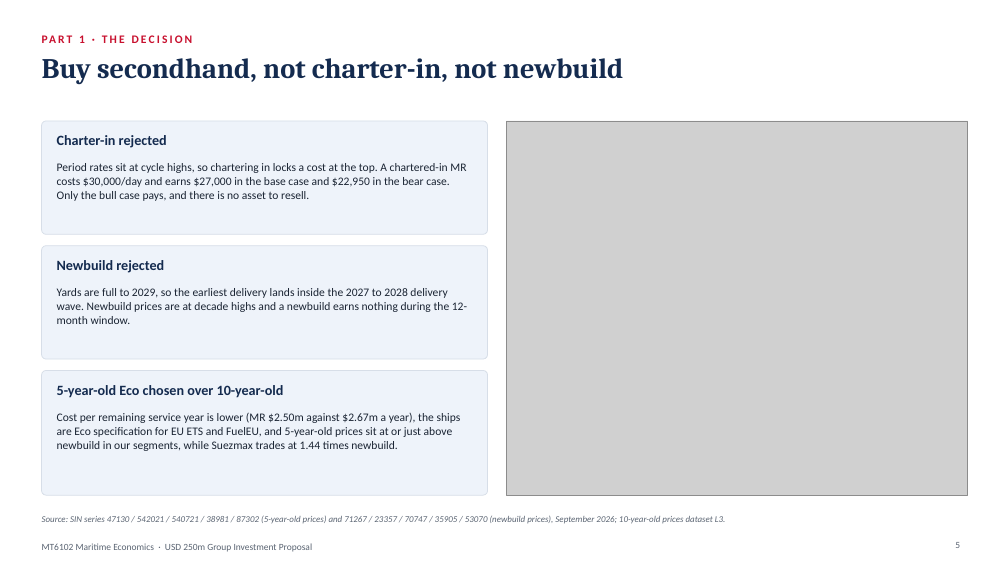
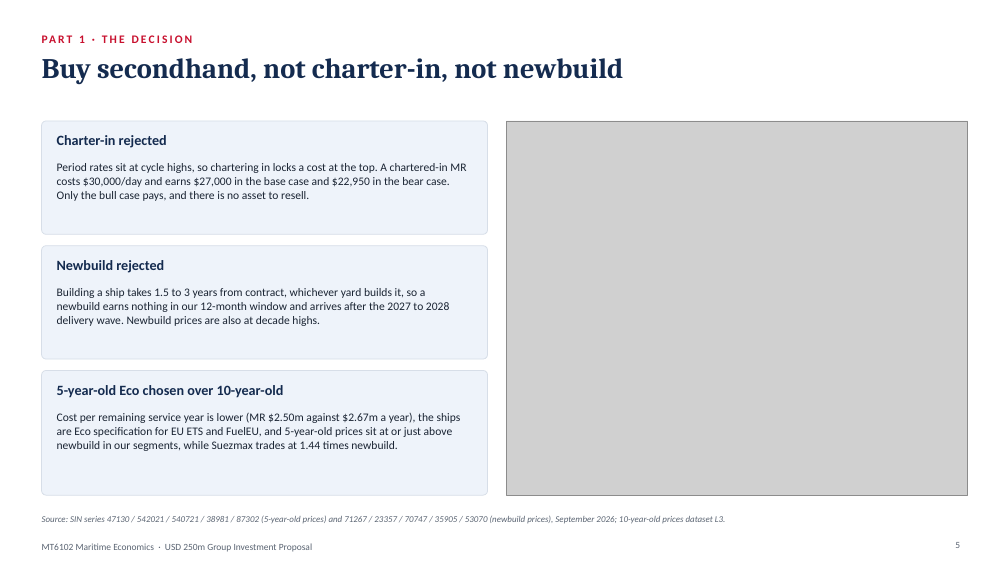
Before and after one commit to zhanmingliu2025-max/MT6102, a slide deck: slide 5 of MT6102_Group_Presentation.pptx. Drawn at 1008x567 pixels with LibreOffice and Linux fonts; fonts in the diff are those of the drawing; grey boxes stand for pictures. Boxes give left, top, right and bottom in pixels: in the first picture for what was removed or moved away, otherwise in the second. Text is boxed around its words. In the diff, an @@ line names an element or a change of style, - is before the commit and + after.

```diff
--- a/MT6102_Group_Presentation.pptx
+++ b/MT6102_Group_Presentation.pptx
@@ text at [57, 288, 449, 326]: text changed @@
-Yards are full to 2029, so the earliest delivery lands inside the 2027 to 2028 delivery wave. Newbuild prices are at decade highs and a newbuild earns nothing during the 12-month window.
+Building a ship takes 1.5 to 3 years from contract, whichever yard builds it, so a newbuild earns nothing in our 12-month window and arrives after the 2027 to 2028 delivery wave. Newbuild prices are also at decade highs.
```
Also in this commit, not shown: 8 other files.
